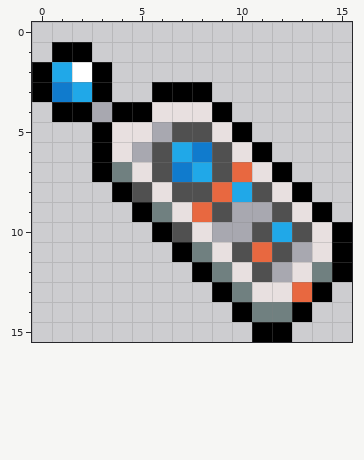
Pixel-art sprite, stored at source/_images/legends_wiki/items/n-lunarizer.png. The picture above was drawn from the file before the commit.
Colours within 5 levels of each other are drawn and written as one.
The same view after the edit:
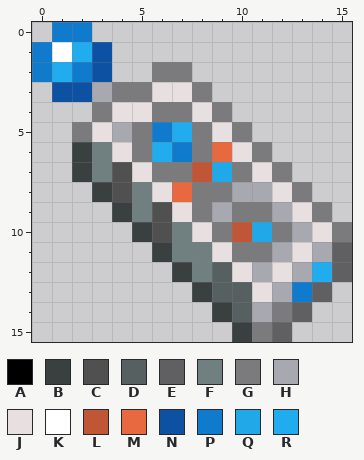
Palette (. is transparent): A #000000  B #3a3f3f  C #505050  D #566060  E #606063  F #708080  G #7b7b7d  H #a8a8b0  J #e8e0e0  K #ffffff  L #c15636  M #e86840  N #0d51a3  P #107bcd  Q #20a8e8  R #20acee
What changed:
file 16x16 -> 64x64 pixels (blocks of 1x1 -> 4x4; one block is one cell here)
Changed rows in their new state; - is an unchanged pixel.
first column x 0:
 0 -PP-------------
 1 PKRN------------
 2 PRPN--GG--------
 3 .NNHGGJJG-------
 4 -..GJJGG-G------
 5 --GJHGPRG-G-----
 6 --BF-GRPGM-G----
 7 --BFC-GGLQG-G---
 8 ---BCF-MGGHH-G--
 9 ----BFC-GHGGH-G-
10 -----BCF-GLQGH-G
11 ------BF--GGHJHE
12 -------BFD-HJHRE
13 --------BDD-HPE-
14 ---------BDHGE--
15 ----------BGE---
Pixel boxes of the changes (left, top, right, bottom) in both pictures:
changed: (32, 22, 352, 342)
